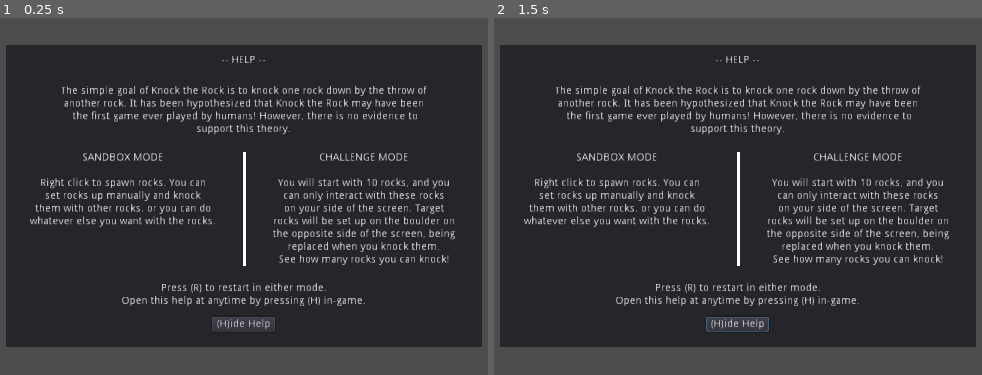
Above: before the commit, frames 1-2 (left to right).
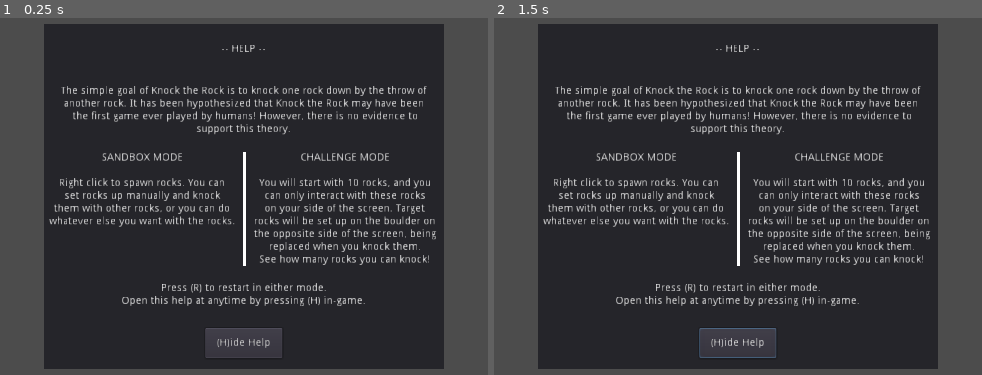
Above: after the commit, the same moments.

Repository: ebrahimebrahim/knock-the-rock
Game: Godot game, scene res://Help.tscn
Same seed, same stepped clock (60 frames per second), same inputs: the game is played once before the commit and once after it. This scene is started directly instead of the project's main scene.
Inputs (mouse positions are in pixels of both pictures, inside the frame that each line leads up to):
- Up to frame 1 (0.25 s): no input
- Up to frame 2 (1.5 s): click "(H)ide Help" at 0.5 s; move the mouse to (913, 175) at 1.27 s; hold T (toggle_hud) from 1.28 s (still down); click (913, 175) at 1.42 s

The runs differ from the first frame. In frame 1, 29% of the frame differs, in the area x 1-99%, y 1-99%; in frame 2, 29%.

Commit message:
adjusted help panel and button to match old yusuf sizes

Diff:
--- a/ktr/Help.tscn
+++ b/ktr/Help.tscn
@@ -10,10 +10,10 @@
 anchor_top = 0.5
 anchor_right = 0.5
 anchor_bottom = 0.5
-margin_left = -317.5
-margin_top = -201.0
-margin_right = 317.5
-margin_bottom = 201.0
+margin_left = -266.5
+margin_top = -230.5
+margin_right = 266.5
+margin_bottom = 230.5
 __meta__ = {
 "_edit_use_anchors_": false
 }
@@ -26,15 +26,15 @@
 }
 
 [node name="VBoxContainer" type="VBoxContainer" parent="MarginContainer"]
-margin_right = 635.0
-margin_bottom = 402.0
+margin_right = 533.0
+margin_bottom = 461.0
 __meta__ = {
 "_edit_use_anchors_": false
 }
 
 [node name="Title" type="Label" parent="MarginContainer/VBoxContainer"]
-margin_right = 635.0
-margin_bottom = 40.0
+margin_right = 533.0
+margin_bottom = 69.0
 size_flags_vertical = 3
 text = "-- HELP --"
 align = 1
@@ -44,9 +44,9 @@
 }
 
 [node name="MarginContainer2" type="MarginContainer" parent="MarginContainer/VBoxContainer"]
-margin_top = 44.0
-margin_right = 635.0
-margin_bottom = 129.0
+margin_top = 73.0
+margin_right = 533.0
+margin_bottom = 158.0
 custom_constants/margin_top = 10
 custom_constants/margin_bottom = 10
 __meta__ = {
@@ -55,7 +55,7 @@
 
 [node name="TopText" type="Label" parent="MarginContainer/VBoxContainer/MarginContainer2"]
 margin_top = 10.0
-margin_right = 635.0
+margin_right = 533.0
 margin_bottom = 75.0
 size_flags_vertical = 3
 text = "The simple goal of Knock the Rock is to knock one rock down by the throw of
@@ -69,20 +69,20 @@
 }
 
 [node name="MarginContainer" type="MarginContainer" parent="MarginContainer/VBoxContainer"]
-margin_top = 133.0
-margin_right = 635.0
-margin_bottom = 303.0
+margin_top = 162.0
+margin_right = 533.0
+margin_bottom = 332.0
 custom_constants/margin_top = 10
 custom_constants/margin_bottom = 10
 
 [node name="HBoxContainer" type="HBoxContainer" parent="MarginContainer/VBoxContainer/MarginContainer"]
 margin_top = 10.0
-margin_right = 635.0
+margin_right = 533.0
 margin_bottom = 160.0
 size_flags_vertical = 3
 
 [node name="LeftText" type="Label" parent="MarginContainer/VBoxContainer/MarginContainer/HBoxContainer"]
-margin_right = 313.0
+margin_right = 262.0
 margin_bottom = 99.0
 size_flags_horizontal = 3
 size_flags_vertical = 0
@@ -99,14 +99,14 @@
 }
 
 [node name="MidLine" type="Panel" parent="MarginContainer/VBoxContainer/MarginContainer/HBoxContainer"]
-margin_left = 317.0
-margin_right = 317.0
+margin_left = 266.0
+margin_right = 266.0
 margin_bottom = 150.0
 custom_styles/panel = SubResource( 1 )
 
 [node name="RightText" type="Label" parent="MarginContainer/VBoxContainer/MarginContainer/HBoxContainer"]
-margin_left = 321.0
-margin_right = 635.0
+margin_left = 270.0
+margin_right = 533.0
 margin_bottom = 150.0
 size_flags_horizontal = 3
 size_flags_vertical = 0
@@ -126,9 +126,9 @@
 }
 
 [node name="MarginContainer3" type="MarginContainer" parent="MarginContainer/VBoxContainer"]
-margin_top = 307.0
-margin_right = 635.0
-margin_bottom = 358.0
+margin_top = 336.0
+margin_right = 533.0
+margin_bottom = 387.0
 custom_constants/margin_top = 10
 custom_constants/margin_bottom = 10
 __meta__ = {
@@ -137,7 +137,7 @@
 
 [node name="BottomText" type="Label" parent="MarginContainer/VBoxContainer/MarginContainer3"]
 margin_top = 10.0
-margin_right = 635.0
+margin_right = 533.0
 margin_bottom = 41.0
 size_flags_vertical = 3
 text = "Press (R) to restart in either mode.
@@ -148,13 +148,23 @@
 "_edit_use_anchors_": false
 }
 
-[node name="HideButton" type="Button" parent="MarginContainer/VBoxContainer"]
-margin_left = 275.0
-margin_top = 362.0
-margin_right = 359.0
-margin_bottom = 382.0
-size_flags_horizontal = 4
-size_flags_vertical = 2
+[node name="MarginContainer4" type="MarginContainer" parent="MarginContainer/VBoxContainer"]
+margin_top = 391.0
+margin_right = 533.0
+margin_bottom = 461.0
+size_flags_vertical = 3
+custom_constants/margin_right = 215
+custom_constants/margin_top = 15
+custom_constants/margin_left = 215
+custom_constants/margin_bottom = 15
+
+[node name="HideButton" type="Button" parent="MarginContainer/VBoxContainer/MarginContainer4"]
+margin_left = 215.0
+margin_top = 15.0
+margin_right = 318.0
+margin_bottom = 55.0
+size_flags_horizontal = 3
+size_flags_vertical = 3
 text = "(H)ide Help"
 __meta__ = {
 "_edit_use_anchors_": false
